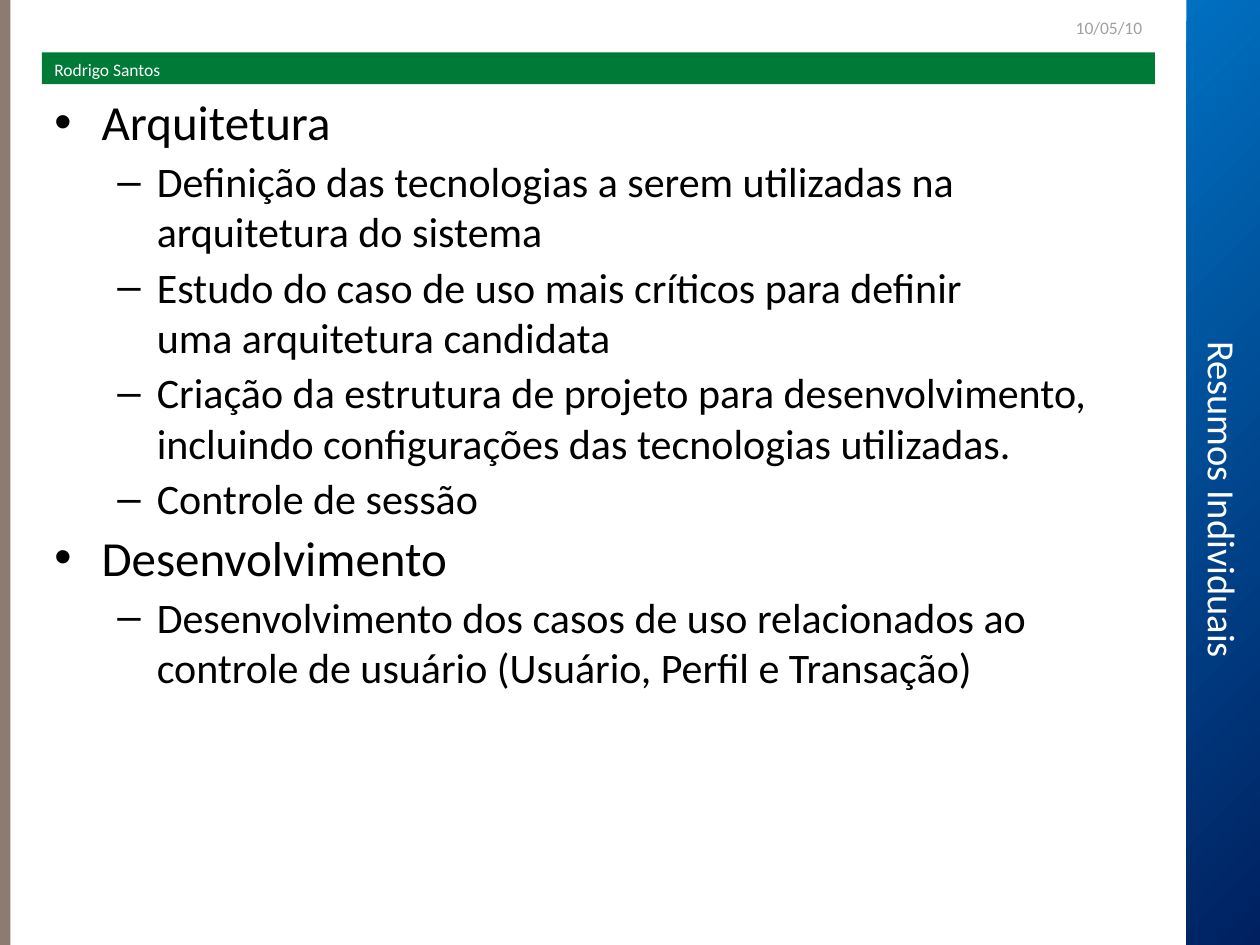
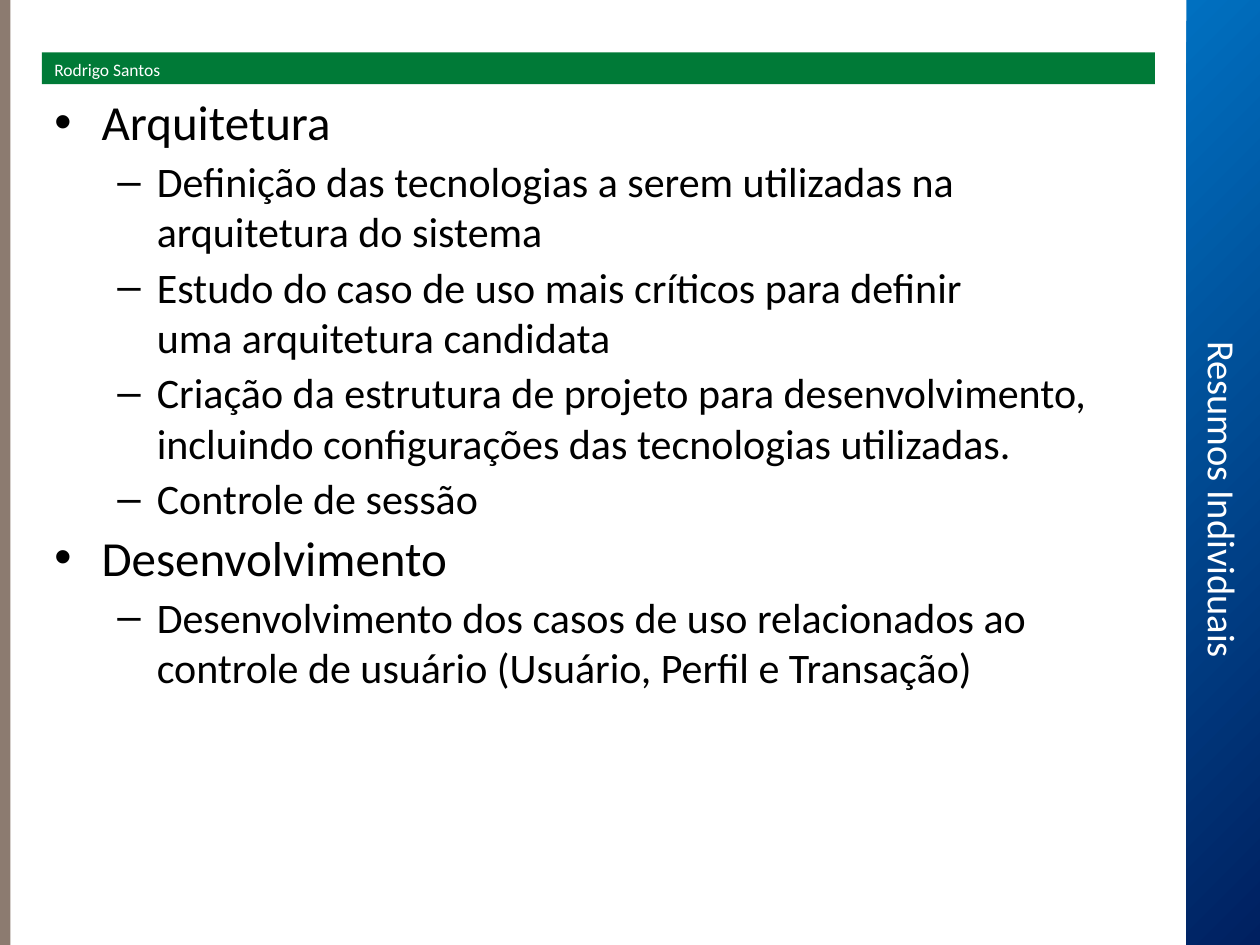
Before and after one commit to robsonmrsp/tcc-fbv-poscomp5-fabrica2, a slide deck: slide 18 of sisa/Seminário/Apresentação.ppt (slide 17 before the commit). Drawn at 1260x945 pixels with LibreOffice and Linux fonts; fonts in the diff are those of the drawing; background and template pictures are left out. Boxes give left, top, right and bottom in pixels: in the first picture for what was removed or moved away, otherwise in the second. Text is boxed around its words. In the diff, an @@ line names an element or a change of style, - is before the commit and + after.

```diff
--- a/sisa/Seminário/Apresentação.ppt
+++ b/sisa/Seminário/Apresentação.ppt
@@ text removed at (1076, 22, 1143, 35) @@
-10/05/10
```
Also in this commit, not shown: 15 other slides changed, 3 slides added.
